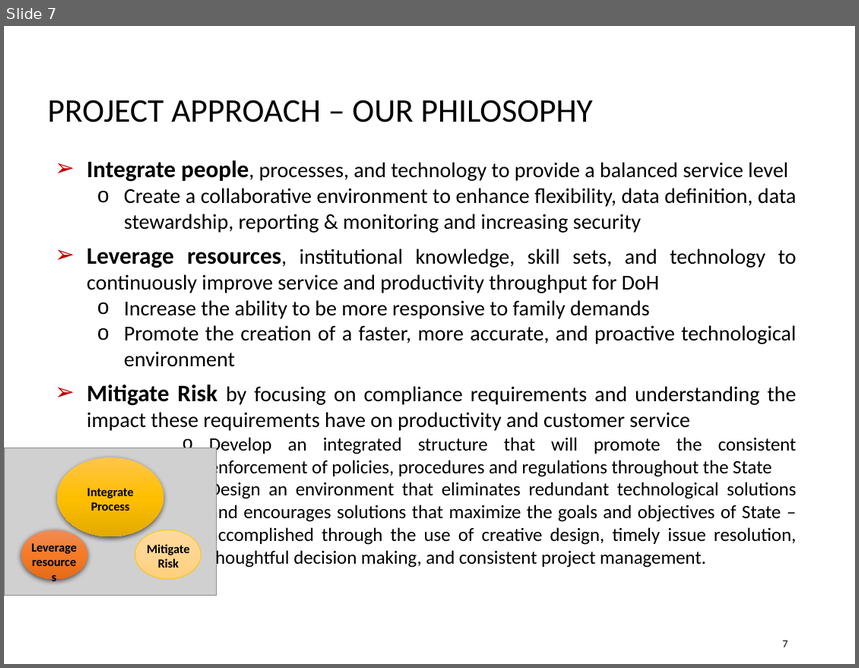
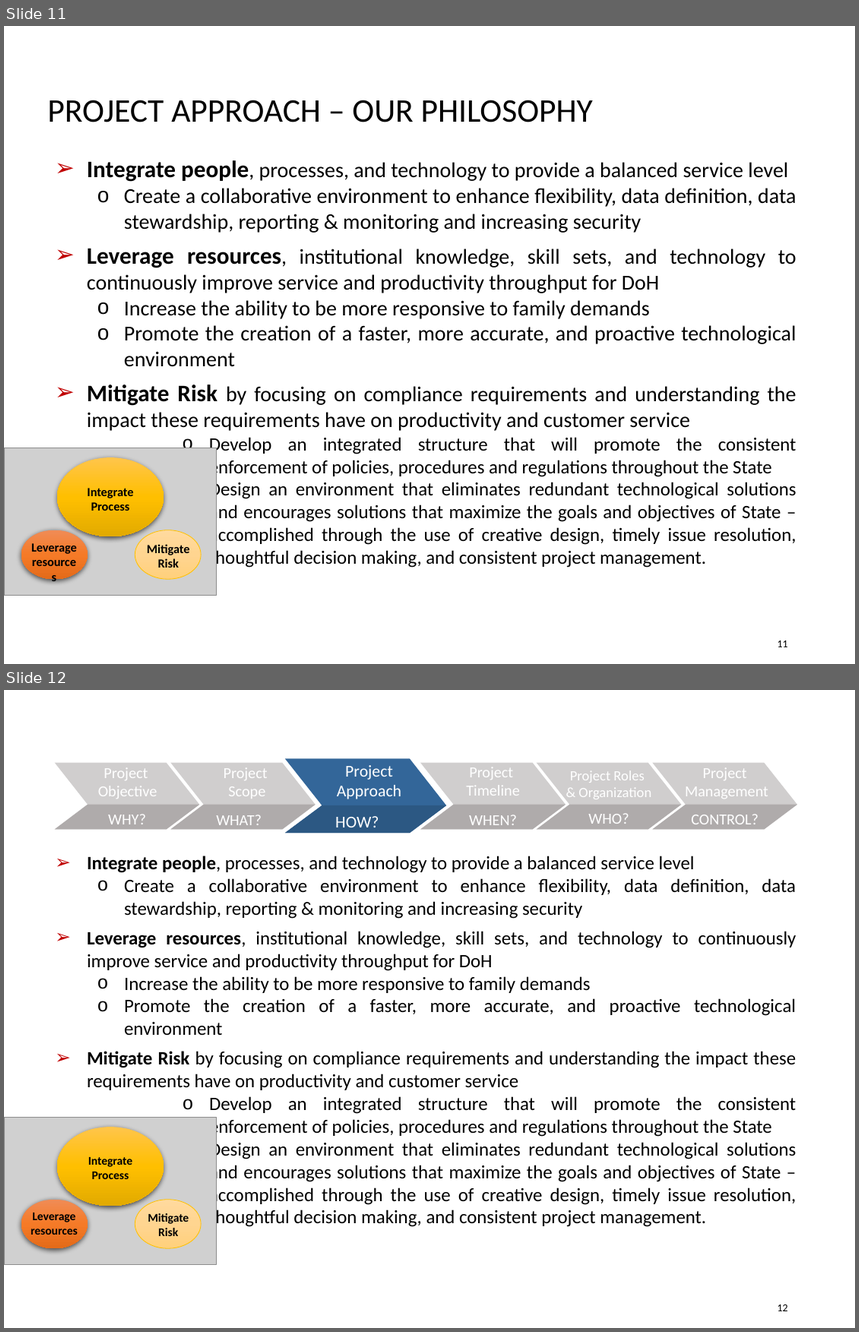
Before and after one commit to siddharthsacro/acrowork, a slide deck: 25-08-2018/KickOff_Meeting_WIPSlides-20180924-12.pptx. Shown one above the other, each under a label of ours: slide 7 before the commit, slides 11 and 12 after it. The pictures are 859x668 and 859x1332 pixels, drawn with LibreOffice and Linux fonts; fonts in the diff are those of the drawing; grey boxes stand for pictures; background and template pictures are left out. Boxes give left, top, right and bottom in pixels: in the first picture for what was removed or moved away, otherwise in the second. Text is boxed around its words. In the diff, an @@ line names an element or a change of style, - is before the commit and + after.

```diff
--- a/25-08-2018/KickOff_Meeting_WIPSlides-20180924-12.pptx
+++ b/25-08-2018/KickOff_Meeting_WIPSlides-20180924-12.pptx
@@ slide 12 added at (x1=4, y1=690, x2=855, y2=1328), background picture (left out) @@
@@ text added at (x1=98, y1=768, x2=157, y2=799), 13 pt, text #FFFFFF @@
+Project
+Objective
@@ text added at (x1=224, y1=768, x2=268, y2=799), 13 pt, text #FFFFFF @@
+Project
+Scope
@@ text added at (x1=337, y1=765, x2=401, y2=799), 14 pt, text #FFFFFF @@
+Project
+Approach
@@ text added at (x1=466, y1=767, x2=520, y2=796), 13 pt, text #FFFFFF @@
+Project
+Timeline
@@ text added at (x1=570, y1=771, x2=652, y2=799), 12 pt, text #FFFFFF @@
+Project Roles
+& Organization
@@ text added at (x1=685, y1=768, x2=769, y2=799), 13 pt, text #FFFFFF @@
+Project
+Management
@@ text added at (x1=108, y1=814, x2=146, y2=825), 13 pt, text #FFFFFF @@
+WHY?
@@ text added at (x1=216, y1=815, x2=262, y2=830), 13 pt, text #FFFFFF @@
+WHAT?
@@ group added at (x1=55, y1=759, x2=797, y2=833): 12 freeform shapes @@
@@ text added at (x1=335, y1=816, x2=379, y2=828), 14 pt, text #FFFFFF @@
+HOW?
@@ text added at (x1=469, y1=815, x2=517, y2=830), 13 pt, text #FFFFFF @@
+WHEN?
@@ text added at (x1=588, y1=813, x2=629, y2=824), 13 pt, text #FFFFFF @@
+WHO?
@@ text added at (x1=691, y1=814, x2=759, y2=825), 13 pt, text #FFFFFF @@
+CONTROL?
@@ text added at (x1=87, y1=856, x2=797, y2=1228), 16 pt, text #000000 @@
+➢ Integrate people, processes, and technology to provide a balanced service level
+  o Create a collaborative environment to enhance flexibility, data definition, data stewardship, reporting & monitoring and increasing security
+➢ Leverage resources, institutional knowledge, skill sets, and technology to continuously improve service and productivity throughput for DoH
+  o Increase the ability to be more responsive to family demands
+  o Promote the creation of a faster, more accurate, and proactive technological environment
+➢ Mitigate Risk by focusing on compliance requirements and understanding the impact these requirements have on productivity and customer service
+      o Develop an integrated structure that will promote the consistent enforcement of policies, procedures and regulations throughout the State
+      o Design an environment that eliminates redundant technological solutions and encourages solutions that maximize the goals and objectives of State – accomplished through the use of creative design, timely issue resolution, thoughtful decision making, and consistent project management.
@@ group added at (x1=4, y1=1118, x2=217, y2=1265): 3 ellipses, 3 texts, 1 picture @@
+Integrate Process
+Leverage
+resources
+Mitigate Risk
@@ page number added at (x1=778, y1=1305, x2=788, y2=1312), 9 pt, text #000000 @@
+12
@@ what was slide 7 is now slide 11 @@
@@ page number at (x1=778, y1=641, x2=788, y2=648): text changed @@
-7
+11
```
Also in this commit, not shown: 2 slides changed, 12 other slides added, 12 other files.
